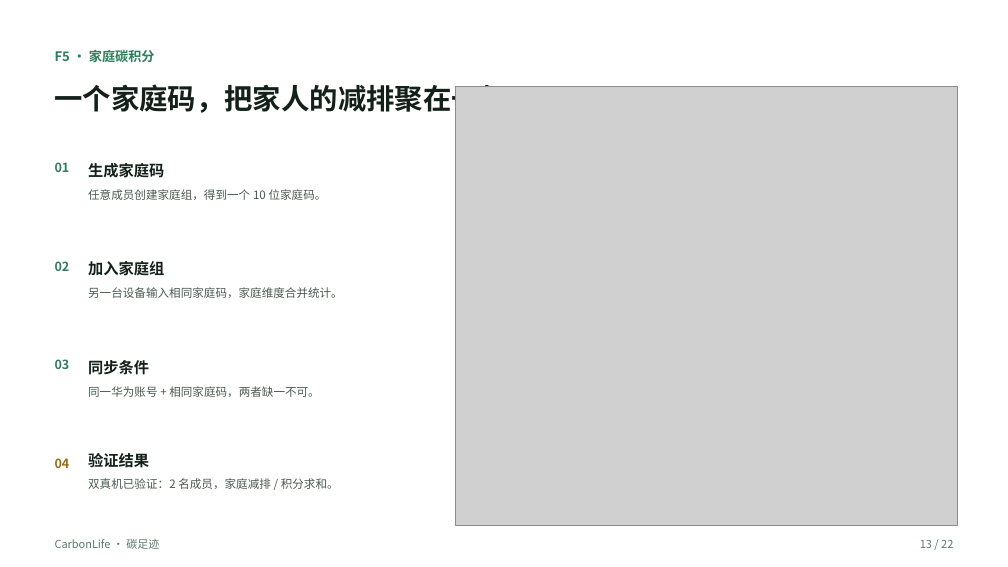
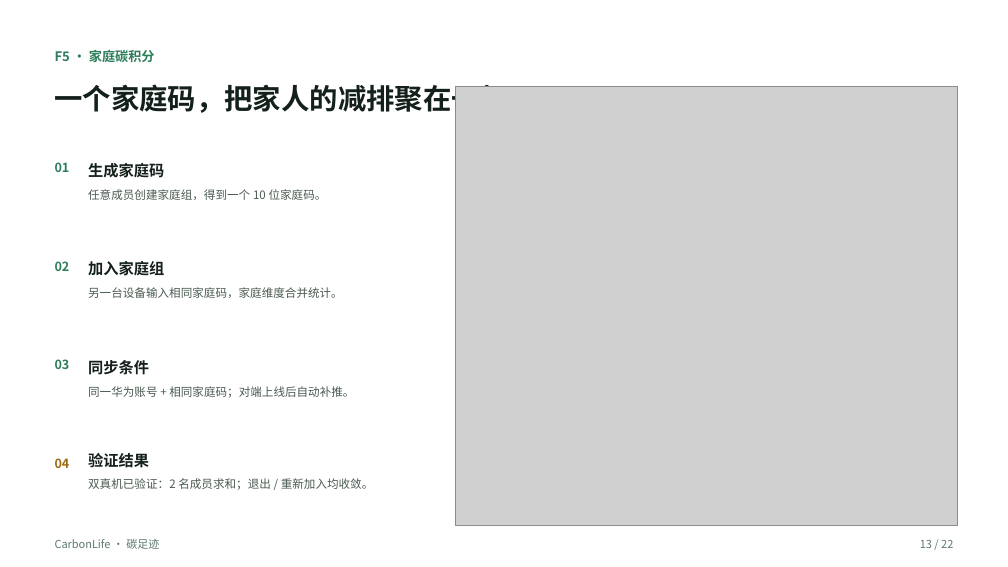
Before and after one commit to zyx-dc/CarbonLife, a slide deck: slide 13 of docs/tasks/ppt/CarbonLife-答辩PPT.pptx. Drawn at 1008x567 pixels with LibreOffice and Linux fonts; fonts in the diff are those of the drawing; grey boxes stand for pictures; background and template pictures are left out. Boxes give left, top, right and bottom in pixels: in the first picture for what was removed or moved away, otherwise in the second. Text is boxed around its words. In the diff, an @@ line names an element or a change of style, - is before the commit and + after.

Commit message:
docs(family): 同步结论落到设计文档、PPT 与路线图
- design-doc.html：3 处 DistributedDataObject 改为分布式 KV；§4.6 拆两段补墓碑退出与同步时机；§7.1 补墓碑与上线补推；§8 新增「家庭退出与重新加入」验证行；§9.2 改为按时间过期
- CarbonLife-设计文档.docx/.pdf：重新生成并由 Word 更新目录域，21 页
- CarbonLife-答辩PPT.pptx/.pdf：P13、P20 共 6 处验证表述更新
- ROADMAP：离线合并、退出清理两条验收打勾，补同步时机与「未加入家庭不同步」风险
- make-ppt.cjs：技术栈文案同步为分布式 KV 存储
- .gitignore：忽略临时工作目录

```diff
--- a/docs/tasks/ppt/CarbonLife-答辩PPT.pptx
+++ b/docs/tasks/ppt/CarbonLife-答辩PPT.pptx
@@ text at (88, 386, 354, 398): text changed @@
-同一华为账号 + 相同家庭码，两者缺一不可。
+同一华为账号 + 相同家庭码；对端上线后自动补推。
@@ text at (88, 478, 374, 490): text changed @@
-双真机已验证：2 名成员，家庭减排 / 积分求和。
+双真机已验证：2 名成员求和；退出 / 重新加入均收敛。
```
Also in this commit, not shown: 1 other slide changed, 8 other files.
